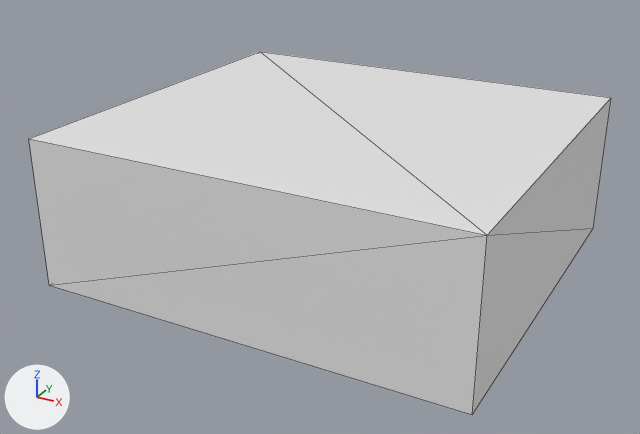
Before and after pictures for a commit that changed the glTF model Model3d/glb/C04-21226A.glb.
Rendered twice from a camera (50 mm lens) standing at (0.00216, -0.00196, 0.00147) and looking at (0.00075, 0.0006, 0.00019). Every picture has the same lights, and +X, +Y and +Z are marked at lower left. The picture after the commit comes second. Mesh edges are drawn as thin lines. Where no turn or scale is listed for an object, it has been applied to the vertices. Vertices at exactly the same position are counted once.

The older version as bpy lines, for what is in view:
```python
me_openscad_model = bpy.data.meshes.new('OpenSCAD Model')
me_openscad_model.from_pydata(...)  # a box spanning x 0.0..0.00155, y 0.0..0.0014, z 0.0..0.00054
ob_openscad_model = bpy.data.objects.new('OpenSCAD Model', me_openscad_model)
ob_openscad_model.location = (0.0, 0.0, 0.0)
```
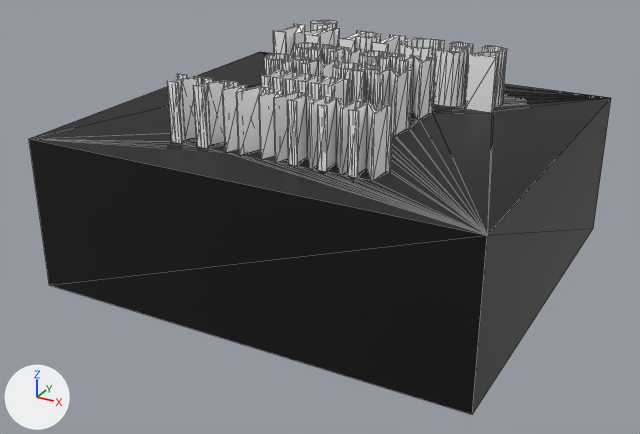
The change in detail:
Material 'Color 2' (mat_color_2) is new.
Its base color is (1.0, 1.0, 1.0) (white #ffffff).
Material 'Color 1' (mat_color_1) is new.
Its base color is (0.0, 0.0, 0.0) (black #000000).
me_openscad_model is used by ob_openscad_model.
me_openscad_model had 8 vertices, 12 faces and spanned x 0.0..0.00155, y 0.0..0.0014, z 0.0..0.00054.
me_openscad_model now has 1505 vertices, 3006 faces and spans x 0.0..0.00155, y 0.0..0.0014, z 0.0..0.00074.
me_openscad_model part 1: 1497 vertices added at x 0.00032..0.00123, y 0.0002..0.0013, z 0.00054..0.00074.
me_openscad_model part 2: 10 faces spanning x 0.0..0.00155, y 0.0..0.0014, z 0.0..0.00054 switch from no material to mat_color_1 (black #000000).
me_openscad_model gains material mat_color_2 (white #ffffff).

Changed parts and their boxes (x1, y1, x2, y2) in the pictures (640 x 434 px):
'OpenSCAD Model', reshaped (9% taller): before (29, 52, 611, 414); after (29, 20, 611, 414)
part 1 of me_openscad_model, added: after (30, 20, 610, 235)
part 2 of me_openscad_model, recoloured (white to black): (29, 98, 611, 414) in both
